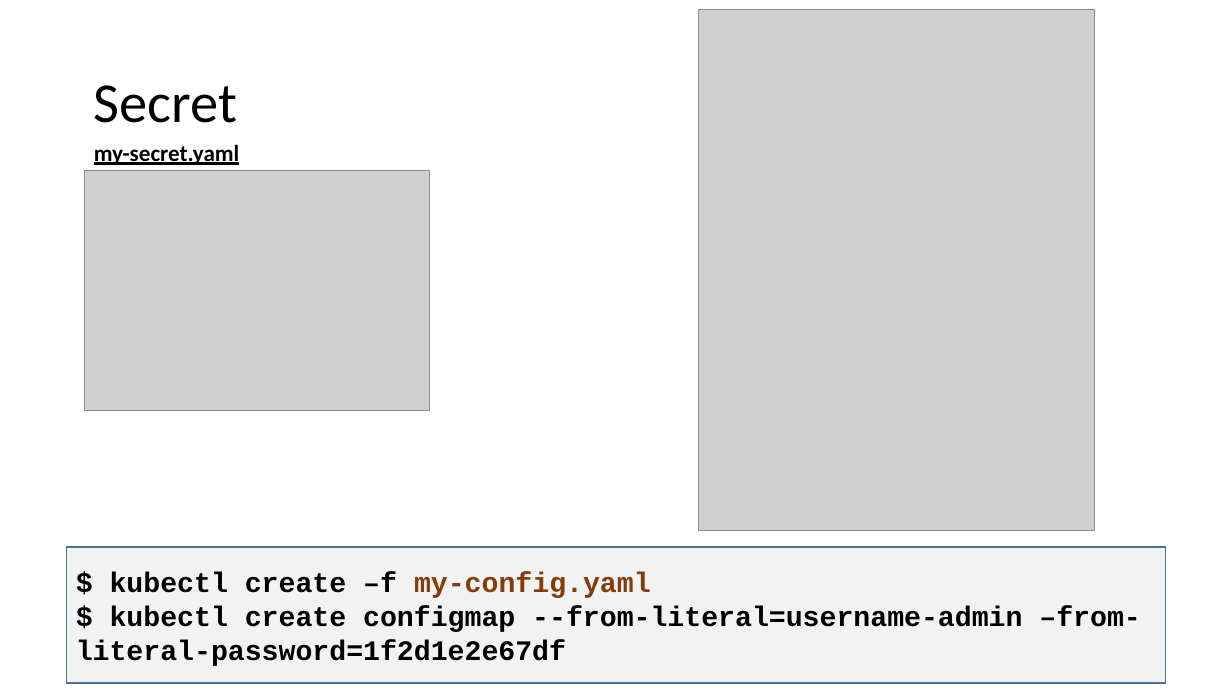
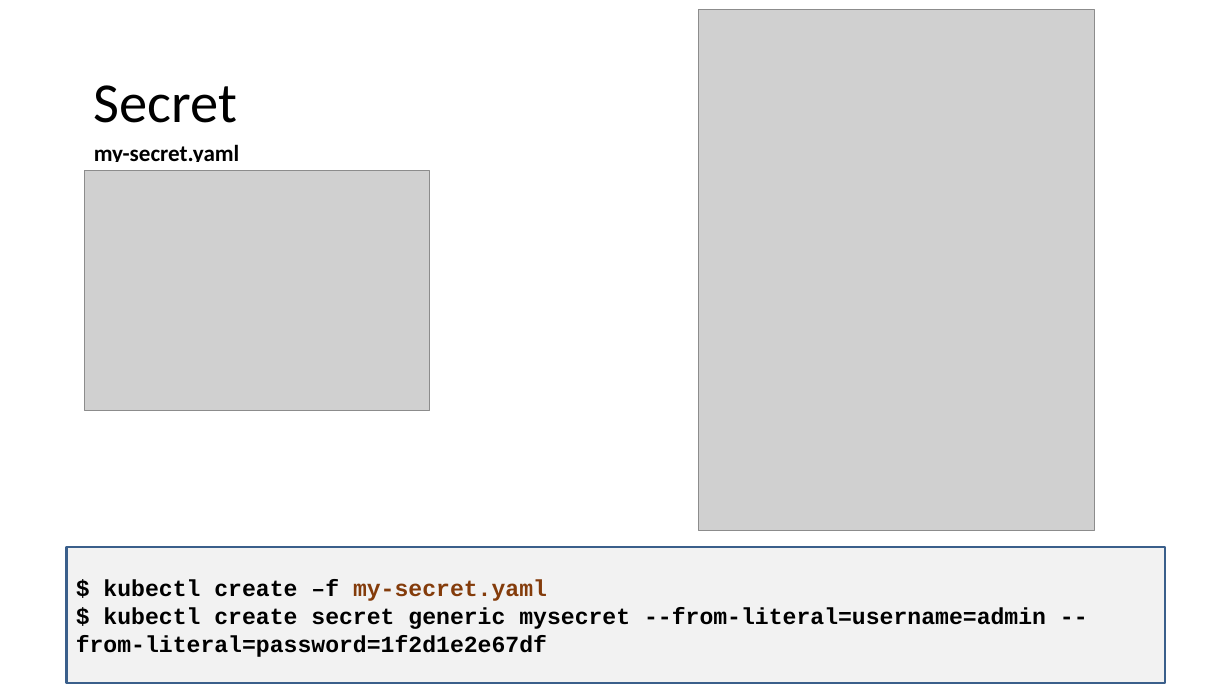
Before and after one commit to navivi/k8s-training, a slide deck: slide 28 of day-2/Using Kubernetes Day 2.pptx. Drawn at 1232x693 pixels with LibreOffice and Linux fonts; fonts in the diff are those of the drawing; grey boxes stand for pictures. Boxes give left, top, right and bottom in pixels: in the first picture for what was removed or moved away, otherwise in the second. Text is boxed around its words. In the diff, an @@ line names an element or a change of style, - is before the commit and + after.

```diff
--- a/day-2/Using Kubernetes Day 2.pptx
+++ b/day-2/Using Kubernetes Day 2.pptx
@@ rectangle "$ kubectl create –f my-secret.yaml" at <box>67,547,1165,683</box>: outline #43739E 1 pt to #3A5F8C 2 pt @@
@@ text in rectangle at <box>76,579,1046,657</box>: text changed; size 22 to 18 pt @@
-$ kubectl create –f my-config.yaml
-$ kubectl create configmap --from-literal=username-admin –from-literal-password=1f2d1e2e67df
+$ kubectl create –f my-secret.yaml
+$ kubectl create secret generic mysecret --from-literal=username=admin --from-literal=password=1f2d1e2e67df
```
Also in this commit, not shown: 33 other slides changed, 7 slides added, 1 slide removed.
